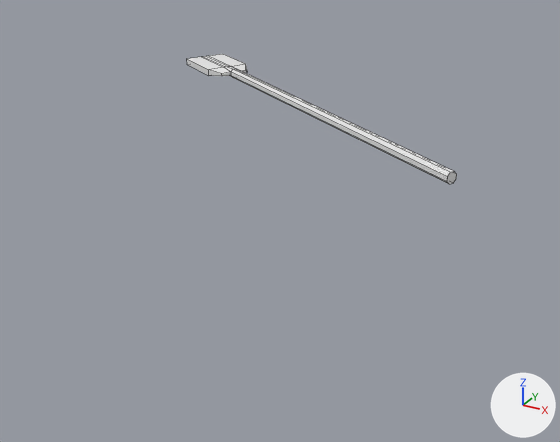
One commit to the FBX model Udacity VR/Assets/Project Scenes/Course3Draft_ForAustin/Assets/Udacity/Art/Models/Oar.fbx: the scene before it, then after it.
Before and after are seen from a 50 mm camera at (-6.34, -8.46, 1.59) aimed at (-9.31, -3.07, -1.1). The lights are fixed; the arrows at lower right show +X, +Y and +Z. Mesh edges are drawn as thin lines. Where no turn or scale is listed for an object, it has been applied to the vertices. Vertices at the same position are counted once.

Objects in the first picture: 'Oar'.
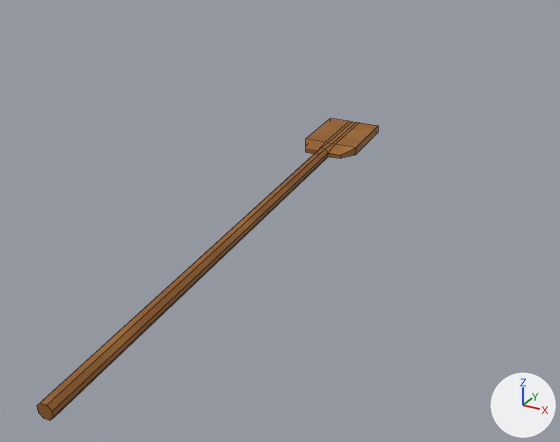
Where the newer file only moved an object's origin or applied its transform, the numbers keep the older frame.

What differs and where, as boxes (x1, y1, x2, y2) in the pictures (560 x 442 px):
'Oar', surface changed, reshaped (26% wider, 131% taller): before (187, 54, 457, 184); after (37, 118, 378, 420)

The change in detail:
Picture 'TA_1.png' (img_ta_1_png) is new.
In material 'Oar_Mat' (mat_oar_mat), base_color is no longer (0.8, 0.8, 0.8), white #e7e7e7.
In material 'Oar_Mat' (mat_oar_mat), texture is now set to img_ta_1_png.
me_cylinder_001 has 44 vertices, 38 faces and spans x -1.1..2.92, y -1.73..0.78, z -0.16..0.08.
me_cylinder_001 is used by ob_oar; location (-10.848, -1.001, -0.479).
me_cylinder_001 part 1: the whole mesh is multiplied about its middle by the matrix ((0.552, 0.833, 0.05), (-0.832, 0.553, -0.038), (-0.059, -0.02, 0.998)), then moved by (0.87, -2.38, -0.23).
